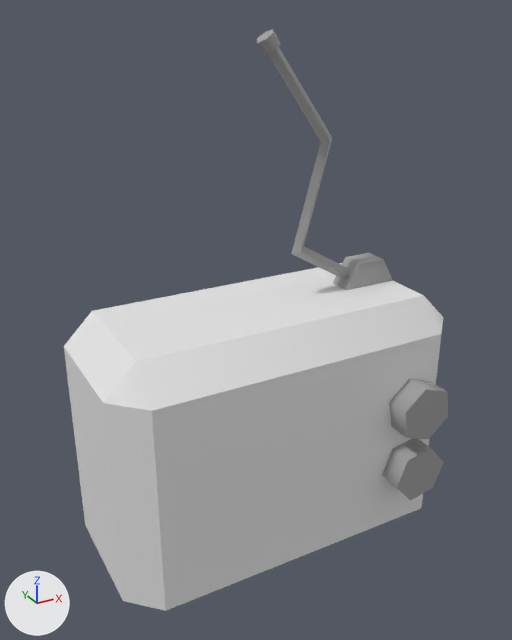
The FBX model SM_Radio.fbx as it was, and as the next commit left it.
Rendered twice from a camera (50 mm lens) standing at (-0.26, -0.462, 0.417) and looking at (-0.011, -0.01, 0.191). Every picture has the same lights, and +X, +Y and +Z are marked at lower left. The older version comes first. Where no turn or scale is listed for an object, it has been applied to the vertices.

Before the edit, the objects in view are built like this:
```python
me_mesh = bpy.data.meshes.new('Mesh')
me_mesh.from_pydata(...)  # 36 vertices, 33 faces; spans x -0.15..0.15, y -0.075..0.075, z 0.0..0.2
me_mesh_001 = bpy.data.meshes.new('Mesh.001')
me_mesh_001.from_pydata(...)  # 12 vertices, 16 faces; spans x 0.0754..0.1246, y -0.095..-0.075, z 0.0348..0.0818
me_mesh_001.materials.append(mat_02___default)  # grey #a1a1a1
me_mesh_002 = bpy.data.meshes.new('Mesh.002')
me_mesh_002.from_pydata(...)  # 12 vertices, 16 faces; spans x 0.0765..0.1235, y -0.095..-0.075, z 0.092..0.1413
me_mesh_002.materials.append(mat_02___default)  # grey #a1a1a1
me_mesh_003 = bpy.data.meshes.new('Mesh.003')
me_mesh_003.from_pydata(...)  # 16 vertices, 12 faces; spans x 0.003..0.084, y -0.005..0.005, z 0.207..0.395
me_mesh_003.materials.append(mat_02___default)  # grey #a1a1a1
me_mesh_004 = bpy.data.meshes.new('Mesh.004')
me_mesh_004.from_pydata(...)  # 9 vertices, 5 faces; spans x 0.075..0.125, y -0.01..0.01, z 0.2..0.2217
me_mesh_004.materials.append(mat_02___default)  # grey #a1a1a1
me_mesh_005 = bpy.data.meshes.new('Mesh.005')
me_mesh_005.from_pydata(...)  # 12 vertices, 20 faces; spans x -0.0048..0.0133, y -0.0065..0.0065, z 0.3873..0.4041
me_mesh_005.materials.append(mat_02___default)  # grey #a1a1a1
ob_antenna = bpy.data.objects.new('Antenna', me_mesh_003)
ob_antenna.location = (0.0, 0.0, 0.0)
ob_antennabase = bpy.data.objects.new('AntennaBase', me_mesh_004)
ob_antennabase.location = (0.0, 0.0, 0.0)
ob_antennatop = bpy.data.objects.new('AntennaTop', me_mesh_005)
ob_antennatop.location = (0.0, 0.0, 0.0)
ob_dial1 = bpy.data.objects.new('Dial1', me_mesh_002)
ob_dial1.location = (0.0, 0.0, 0.0)
ob_dial2 = bpy.data.objects.new('Dial2', me_mesh_001)
ob_dial2.location = (0.0, 0.0, 0.0)
ob_radio = bpy.data.objects.new('Radio', me_mesh)
ob_radio.location = (0.0, 0.0, 0.0)
```
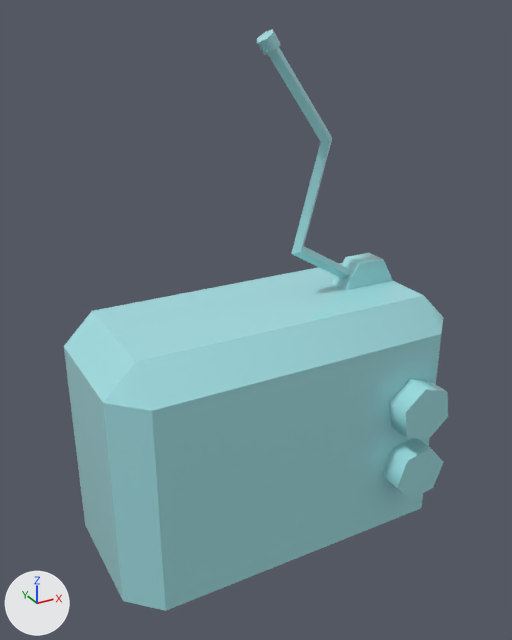
Where the change shows, as pixel boxes [x1, y1, x2, y2] in the pictures (512 x 640 px):
'Radio', recoloured (white to cyan)
    both: [64, 263, 443, 611]
'Antenna', recoloured (grey to cyan)
    both: [268, 47, 349, 279]
'Dial1', recoloured (grey to cyan)
    both: [390, 379, 448, 439]
'Dial2', recoloured (grey to cyan)
    both: [382, 438, 443, 501]
'AntennaBase', recoloured (grey to cyan)
    both: [333, 253, 393, 290]
'AntennaTop', recoloured (grey to cyan)
    both: [257, 29, 280, 55]

Patch to the scene script:
```diff
--- a/SM_Radio.fbx.py
+++ b/SM_Radio.fbx.py
@@ mat_08___default @@
+mat_08___default = principled_material('08 - Default')
+mat_08___default.base_color = (0.366, 0.75, 0.785)  # cyan #a3e1e5
+mat_08___default.roughness = 0.0
@@ me_mesh_004 @@
 me_mesh_004.from_pydata(...)  # 9 vertices, 5 faces; spans x 0.075..0.125, y -0.01..0.01, z 0.2..0.2217
-me_mesh_004.materials.append(mat_02___default)  # grey #a1a1a1
+me_mesh_004.materials.append(mat_08___default)  # cyan #a3e1e5
@@ me_mesh_001 @@
 me_mesh_001.from_pydata(...)  # 12 vertices, 16 faces; spans x 0.0754..0.1246, y -0.095..-0.075, z 0.0348..0.0818
-me_mesh_001.materials.append(mat_02___default)  # grey #a1a1a1
+me_mesh_001.materials.append(mat_08___default)  # cyan #a3e1e5
@@ me_mesh @@
 me_mesh.from_pydata(...)  # 36 vertices, 33 faces; spans x -0.15..0.15, y -0.075..0.075, z 0.0..0.2
+me_mesh.materials.append(mat_08___default)  # cyan #a3e1e5
@@ me_mesh_002 @@
 me_mesh_002.from_pydata(...)  # 12 vertices, 16 faces; spans x 0.0765..0.1235, y -0.095..-0.075, z 0.092..0.1413
-me_mesh_002.materials.append(mat_02___default)  # grey #a1a1a1
+me_mesh_002.materials.append(mat_08___default)  # cyan #a3e1e5
@@ me_mesh_005 @@
 me_mesh_005.from_pydata(...)  # 12 vertices, 20 faces; spans x -0.0048..0.0133, y -0.0065..0.0065, z 0.3873..0.4041
-me_mesh_005.materials.append(mat_02___default)  # grey #a1a1a1
+me_mesh_005.materials.append(mat_08___default)  # cyan #a3e1e5
@@ me_mesh_003 @@
 me_mesh_003.from_pydata(...)  # 16 vertices, 12 faces; spans x 0.003..0.084, y -0.005..0.005, z 0.207..0.395
-me_mesh_003.materials.append(mat_02___default)  # grey #a1a1a1
+me_mesh_003.materials.append(mat_08___default)  # cyan #a3e1e5
```
